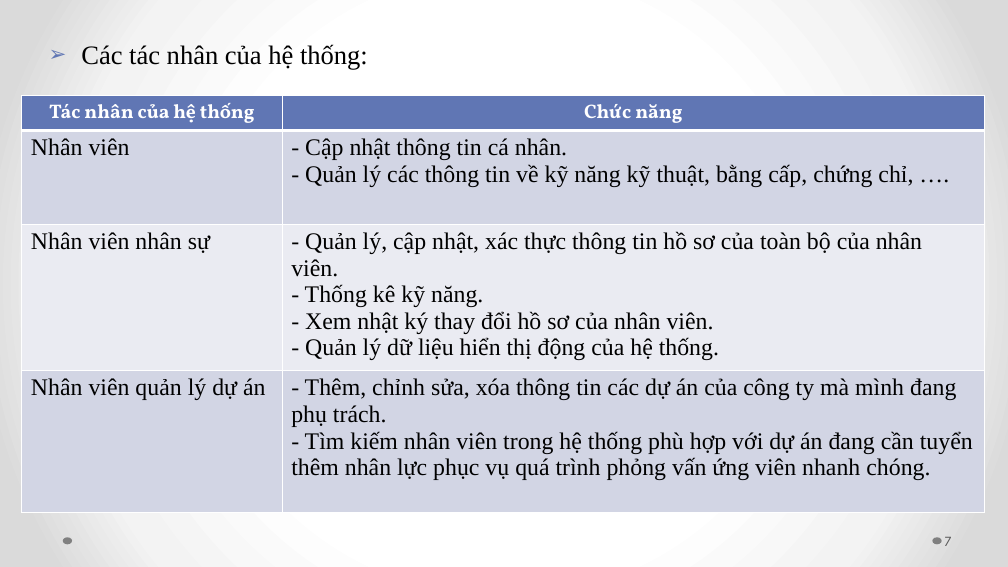
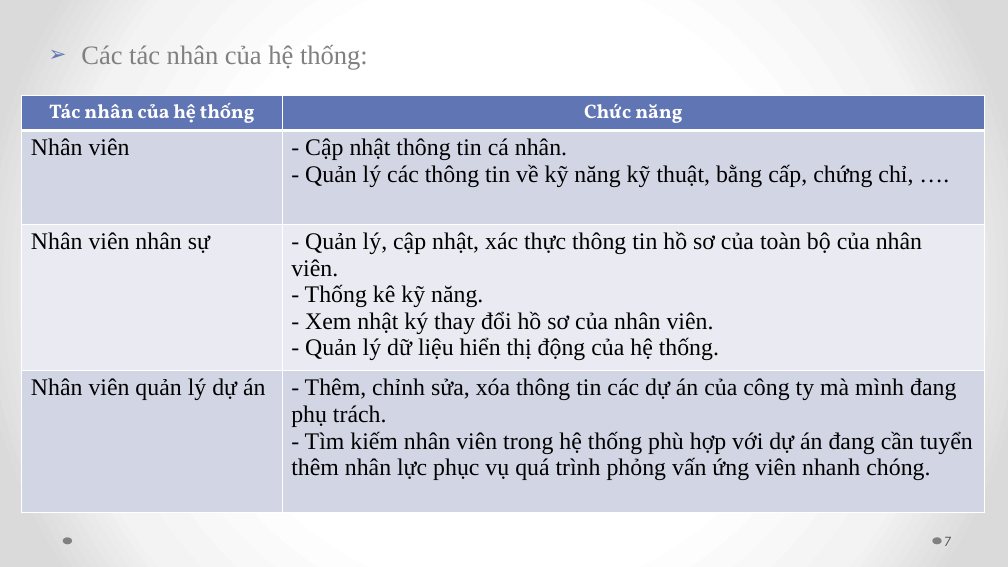
Before and after one commit to andy3520/intern-final-doc, a slide deck: slide 7 of doc/BAO_CAO-DO_AN_TOT_NGHIEP-SKILL_INVENTORY.pptx. Drawn at 1008x567 pixels with LibreOffice and Linux fonts; fonts in the diff are those of the drawing. Boxes give left, top, right and bottom in pixels: in the first picture for what was removed or moved away, otherwise in the second. Text is boxed around its words. In the diff, an @@ line names an element or a change of style, - is before the commit and + after.

```diff
--- a/doc/BAO_CAO-DO_AN_TOT_NGHIEP-SKILL_INVENTORY.pptx
+++ b/doc/BAO_CAO-DO_AN_TOT_NGHIEP-SKILL_INVENTORY.pptx
@@ text "Các tác nhân của hệ ..." at (81, 45, 368, 70): text colour #000000 to #808080 @@
```
Also in this commit, not shown: 11 other slides changed, 2 other files.
